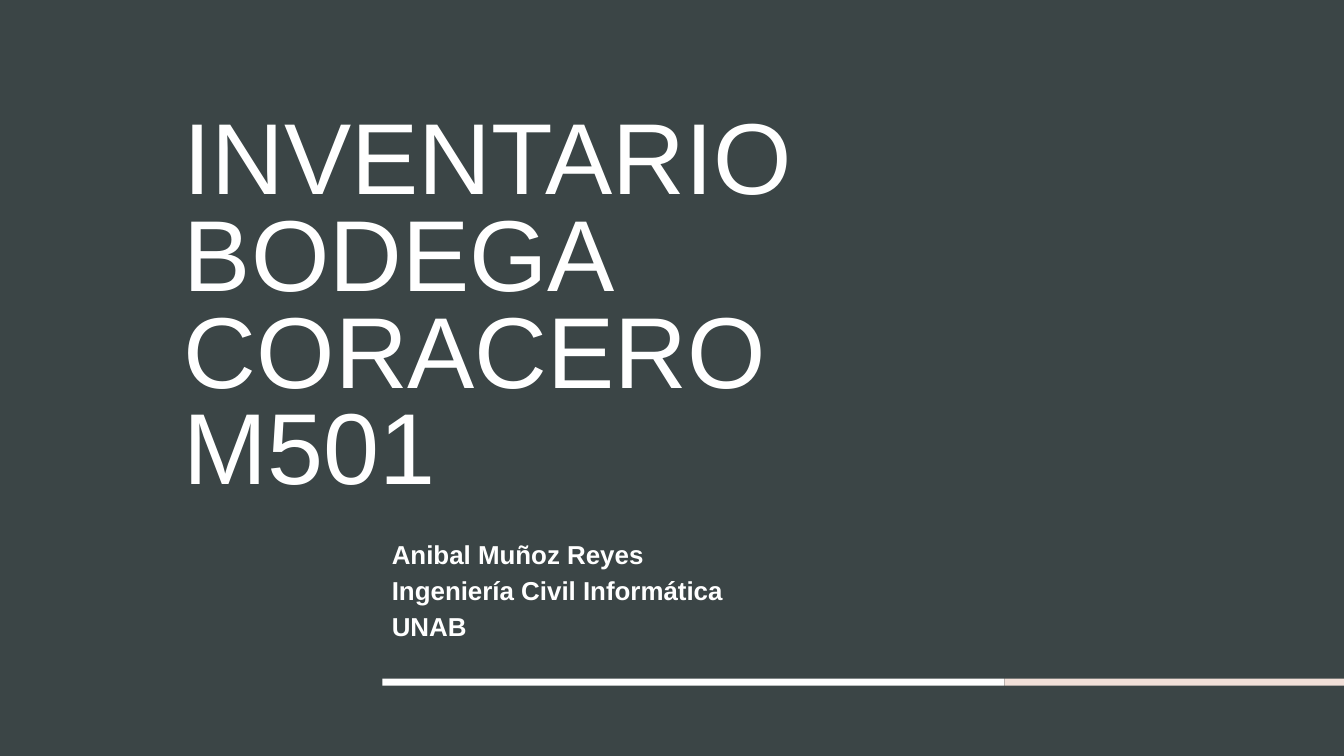
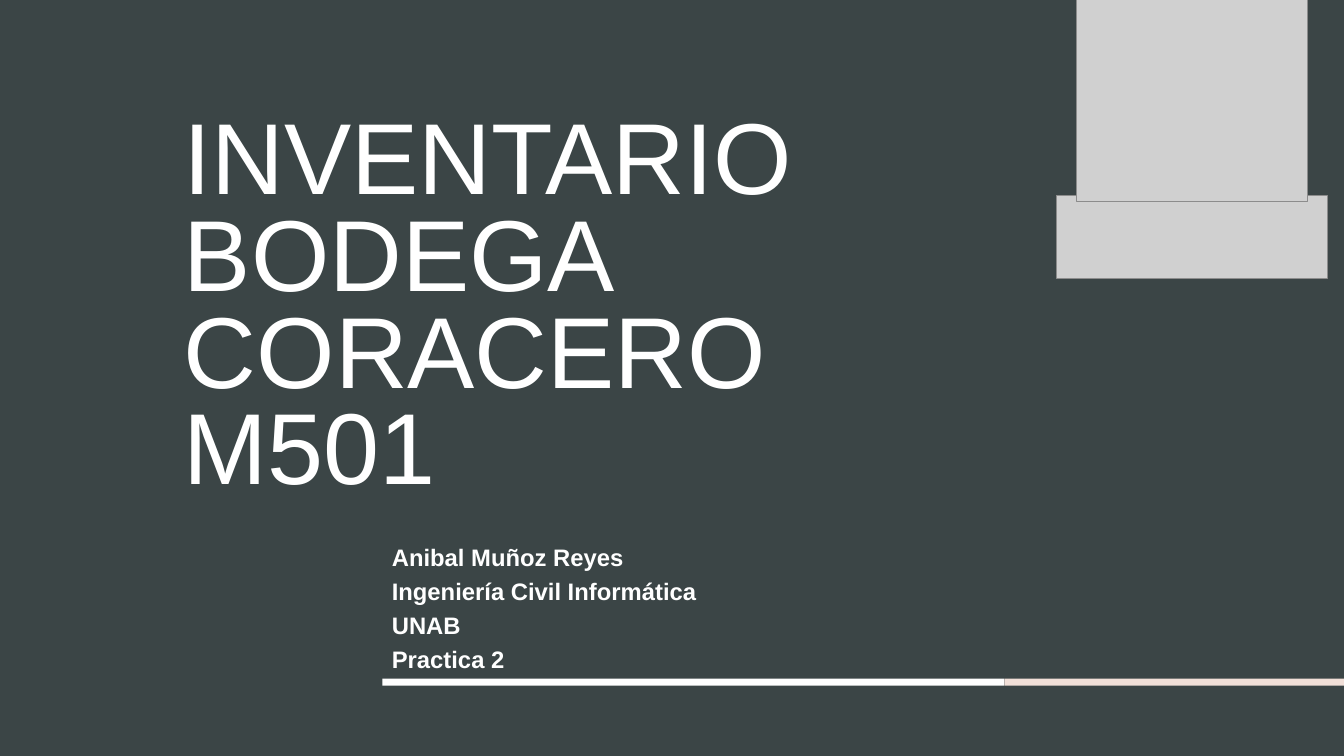
Before and after one commit to AniMuoz/Practica-2, a slide deck: slide 1 of manual de uso/capacitacion/Capacitacion sistema de inventario.pptx. Drawn at 1344x756 pixels with LibreOffice and Linux fonts; fonts in the diff are those of the drawing; grey boxes stand for pictures. Boxes give left, top, right and bottom in pixels: in the first picture for what was removed or moved away, otherwise in the second. Text is boxed around its words. In the diff, an @@ line names an element or a change of style, - is before the commit and + after.

```diff
--- a/manual de uso/capacitacion/Capacitacion sistema de inventario.pptx
+++ b/manual de uso/capacitacion/Capacitacion sistema de inventario.pptx
@@ picture added at <box>1077,0,1308,201</box> @@
@@ picture added at <box>1057,196,1328,278</box> @@
@@ subtitle at <box>392,548,696,635</box>: size 18.5 to 17 pt in "Anibal Muñoz Reyes", "Ingeniería Civil Informática", "UNAB" @@
@@ subtitle at <box>392,650,504,669</box>: paragraph added @@
+Practica 2
```
Also in this commit, not shown: 5 other slides changed, 1 slide added, 8 other files.
